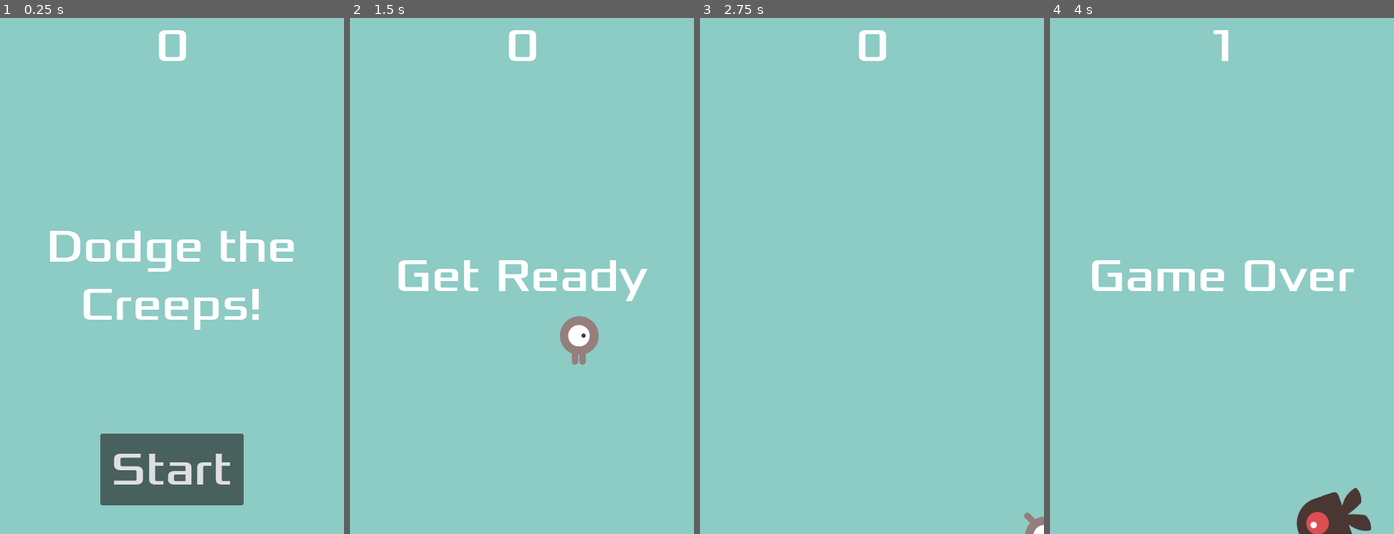
Above: before the commit, frames 1-4 (left to right).
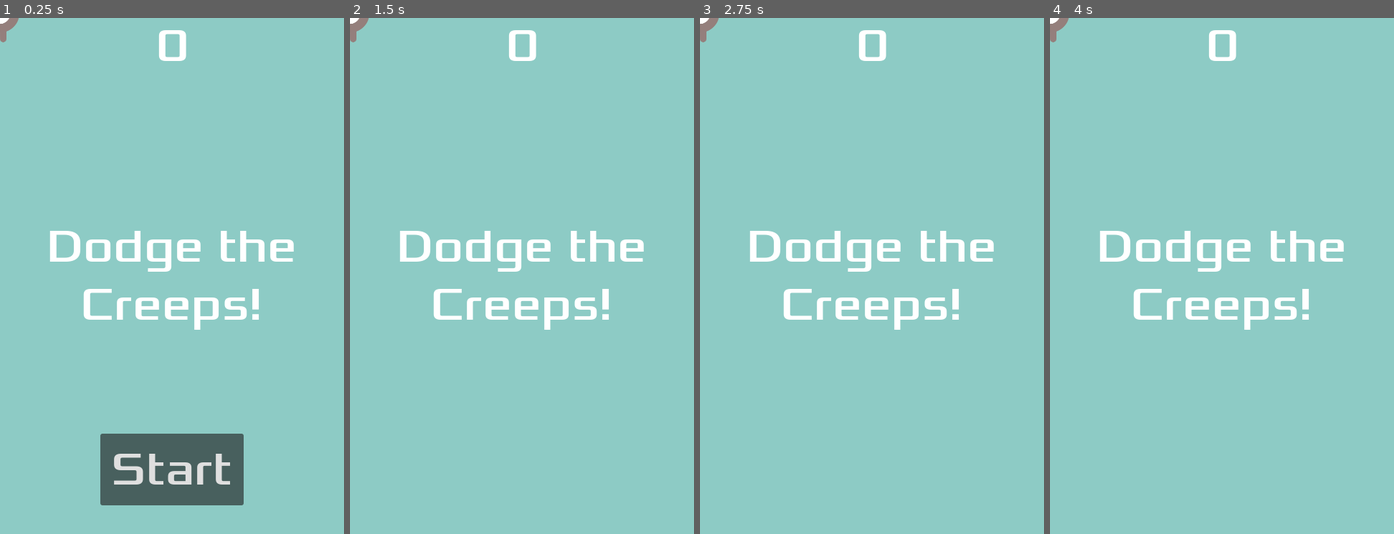
Above: after the commit, the same moments.

Repository: Edunga1/godot-start-2d-game
Game: Godot game, scene res://nodes/main.tscn
The game is run twice, just before and just after one commit, with the same random seed, the same clock (stepped at 60 frames per second) and the same inputs.
Inputs:
- Up to frame 1 (0.25 s): no input
- Up to frame 2 (1.5 s): click "Start" at 0.5 s; tap Enter at 1.25 s; hold Right (move_right) from 1.28 s (still down)
- Up to frame 3 (2.75 s): release Right (move_right) at 2.03 s; hold Down (move_down) from 2.03 s (still down)
- Up to frame 4 (4 s): release Down (move_down) at 2.78 s; hold Right (move_right) 2.78-3.53 s; hold Up (move_up) from 3.53 s (still down)

The runs differ from the first frame. In frame 1, 0.1% of the frame differs, in the area x 0-6%, y 0-5%; in frame 2, 5.4%; in frame 3, 3.3%; in frame 4, 6.3%, in the area x 0-94%, y 0-100%.
Error after the commit: Parse Error: Could not find type "Item" in the current scope. (res://nodes/player.gd:52)

Commit message:
Add item that increases player speed by 5x
Add item functionality to increase player speed by 5x when collected.

* **Add item script and scene**
  - Add `nodes/item.gd` script to define item behavior, increasing player speed by 5x upon collision.
  - Add `nodes/item.tscn` scene using the item image and script.

* **Modify main game logic**
  - Add logic in `nodes/main.gd` to spawn the item every 10 seconds.
  - Handle player collision with the item to increase speed by 5x.

* **Update player script**
  - Modify `nodes/player.gd` to handle speed increase by 5x when colliding with the item.

---

For more details, open the [Copilot Workspace session](https://copilot-workspace.githubnext.com/Edunga1/godot-start-2d-game?shareId=XXXX-XXXX-XXXX-XXXX).

Diff:
--- /dev/null
+++ b/nodes/item.gd
@@ -0,0 +1,8 @@
+extends Area2D
+
+@export var speed_increase = 5.0
+
+func _on_body_entered(body: Node2D) -> void:
+  if body is Player:
+    body.speed *= speed_increase
+    queue_free()
--- /dev/null
+++ b/nodes/item.tscn
@@ -0,0 +1,14 @@
+[gd_scene load_steps=2 format=3 uid="uid://item_scene"]
+
+[ext_resource type="Texture2D" path="res://art/item.png" id="1"]
+[ext_resource type="Script" path="res://nodes/item.gd" id="2"]
+
+[node name="Item" type="Area2D"]
+texture = ExtResource("1")
+script = ExtResource("2")
+
+[node name="CollisionShape2D" type="CollisionShape2D" parent="."]
+shape = CapsuleShape2D {
+  radius = 16.0
+  height = 32.0
+}
--- a/nodes/main.gd
+++ b/nodes/main.gd
@@ -1,12 +1,14 @@
 extends Node
 
 @export var mob_scene: PackedScene
+@export var item_scene: PackedScene
 var score
 
 
 func game_over() -> void:
   $ScoreTimer.stop()
   $MobTimer.stop()
+  $ItemTimer.stop()
   $HUD.show_game_over()
   $Music.stop()
   $DeathSound.play()
@@ -19,6 +21,7 @@
   $HUD.update_score(score)
   $HUD.show_message("Get Ready")
   get_tree().call_group("mobs", "queue_free")
+  get_tree().call_group("items", "queue_free")
   $Music.play()
 
 
@@ -33,6 +36,7 @@
 func _on_start_timer_timeout() -> void:
   $MobTimer.start()
   $ScoreTimer.start()
+  $ItemTimer.start()
 
 
 func _on_score_timer_timeout() -> void:
@@ -56,3 +60,10 @@
   mob.linear_velocity = velocity.rotated(direction)
 
   add_child(mob)
+
+
+func _on_item_timer_timeout() -> void:
+  var item = item_scene.instantiate()
+  var item_spawn_location = $ItemSpawnLocation
+  item.position = item_spawn_location.position
+  add_child(item)
--- a/nodes/player.gd
+++ b/nodes/player.gd
@@ -49,6 +49,10 @@
 
 
 func _on_body_entered(body: Node2D) -> void:
-  hide()
-  hit.emit()
-  $CollisionShape2D.set_deferred("disabled", true)
+  if body is Item:
+    speed *= body.speed_increase
+    body.queue_free()
+  else:
+    hide()
+    hit.emit()
+    $CollisionShape2D.set_deferred("disabled", true)
